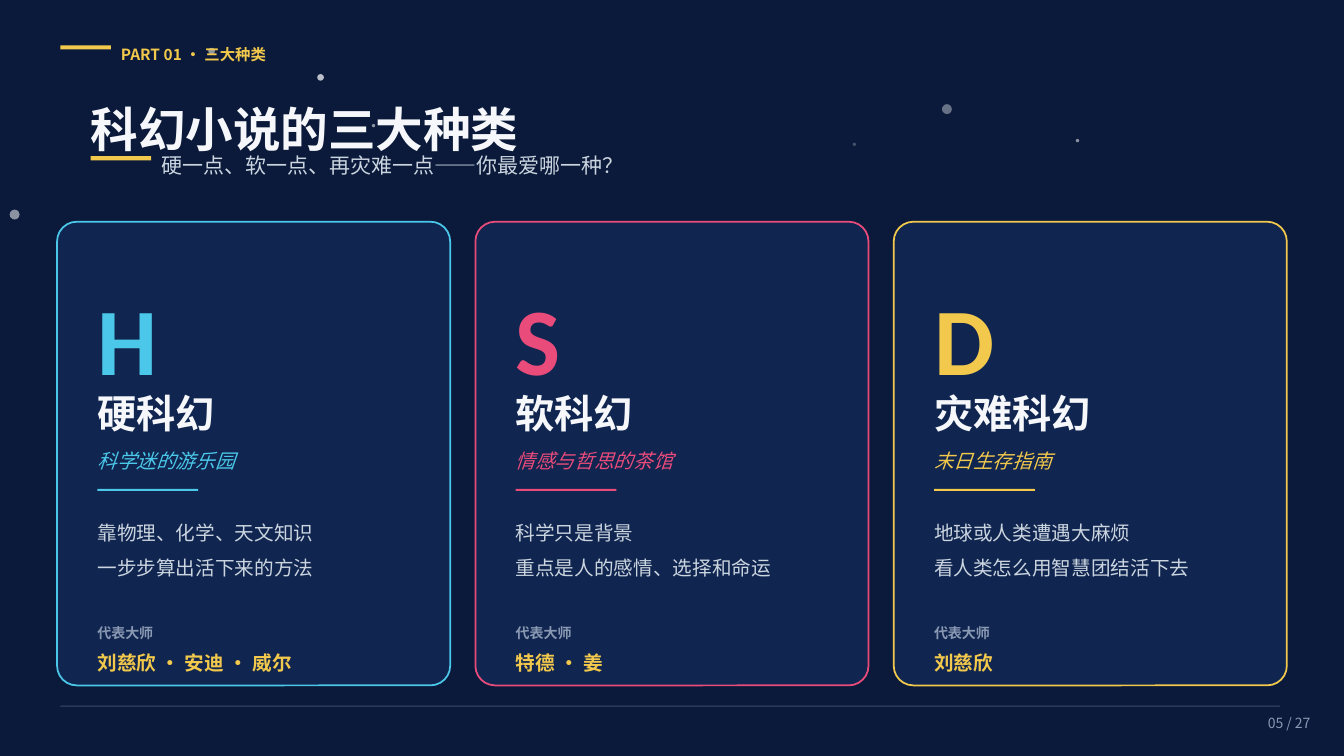
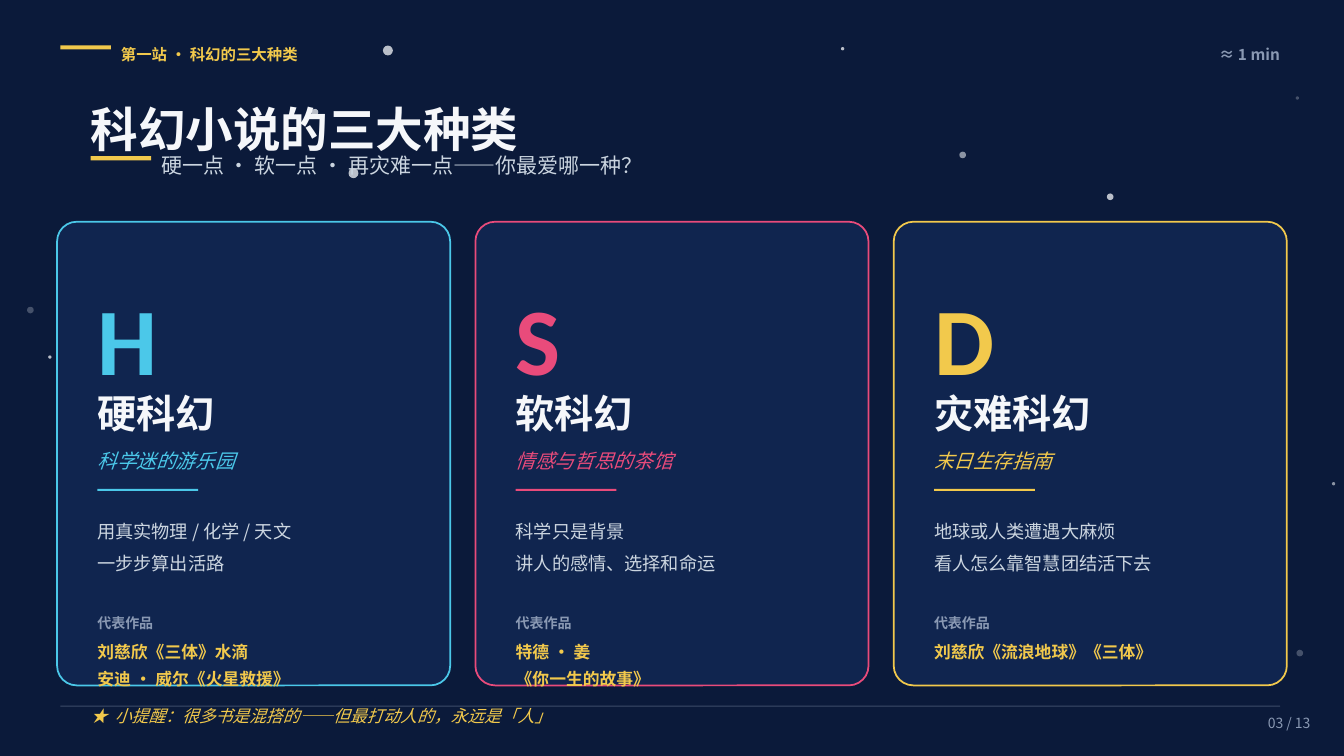
Before and after one commit to risyoucn-boop/kiro2026, a slide deck: slide 3 of 三位科幻大师的武功秘籍.pptx (slide 5 before the commit). Drawn at 1344x756 pixels with LibreOffice and Linux fonts; fonts in the diff are those of the drawing. Boxes give left, top, right and bottom in pixels: in the first picture for what was removed or moved away, otherwise in the second. Text is boxed around its words. In the diff, an @@ line names an element or a change of style, - is before the commit and + after.

```diff
--- a/三位科幻大师的武功秘籍.pptx
+++ b/三位科幻大师的武功秘籍.pptx
@@ text at (121,47,298,62): text changed @@
-PART 01 · 三大种类
+第一站 · 科幻的三大种类
@@ ellipse removed at (209,47,216,54) @@
@@ ellipse added at (383,45,393,55), fill #F5F7FA at 75% opacity @@
@@ ellipse added at (841,47,844,50), fill #F5F7FA at 75% opacity @@
@@ text added at (1238,47,1280,60), 11 pt, text #8A99B3, bold @@
+≈ 1 min
@@ ellipse: place and size @@
-ellipse at (318,75,325,82)
+ellipse at (312,109,319,116)
@@ ellipse removed at (942,104,952,114) @@
@@ ellipse: place and size @@
-ellipse at (853,143,856,146)
+ellipse at (1296,97,1299,100)
@@ text at (161,155,642,178): text changed @@
-硬一点、软一点、再灾难一点——你最爱哪一种？
+硬一点 · 软一点 · 再灾难一点——你最爱哪一种？
@@ ellipse added at (349,168,359,178), fill #F5F7FA at 75% opacity @@
@@ ellipse: place and size @@
-ellipse at (1076,139,1079,142)
+ellipse at (960,151,967,158)
@@ ellipse added at (1107,194,1114,201), fill #F5F7FA at 75% opacity @@
@@ ellipse removed at (10,210,20,220) @@
@@ ellipse added at (27,307,34,314), fill #F5F7FA at 25% opacity @@
@@ ellipse added at (48,356,51,359), fill #F5F7FA at 75% opacity @@
@@ ellipse: place and size @@
-ellipse at (372,124,375,127)
+ellipse at (1332,482,1335,485)
@@ text at (97,522,291,572): text changed; size 14 to 13 pt @@
-靠物理、化学、天文知识
-一步步算出活下来的方法
+用真实物理 / 化学 / 天文
+一步步算出活路
@@ text at (516,522,625,540): size 14 to 13 pt in "科学只是背景" @@
@@ text at (934,522,1116,540): size 14 to 13 pt in "地球或人类遭遇大麻烦" @@
@@ text at (516,554,716,572): text changed; size 14 to 13 pt @@
-重点是人的感情、选择和命运
+讲人的感情、选择和命运
@@ text at (934,554,1152,572): text changed; size 14 to 13 pt @@
-看人类怎么用智慧团结活下去
+看人怎么靠智慧团结活下去
@@ text at (97,616,153,629): text changed @@
-代表大师
+代表作品
@@ text at (516,616,572,629): text changed @@
-代表大师
+代表作品
@@ text at (934,616,990,629): text changed @@
-代表大师
+代表作品
@@ text at (97,643,289,687): text changed; size 14 to 12 pt @@
-刘慈欣 · 安迪 · 威尔
+刘慈欣《三体》水滴
+安迪 · 威尔《火星救援》
@@ text at (516,641,591,663): size 14 to 12 pt in "特德 · 姜"; line spacing 1.25 to 1.35 @@
@@ text "特德 · 姜": place and size @@
-text "特德 · 姜" at (516,653,604,672)
+text "特德 · 姜" at (516,641,650,687)
@@ text at (934,643,1152,660): text changed; size 14 to 12 pt @@
-刘慈欣
+刘慈欣《流浪地球》《三体》
@@ ellipse added at (1297,650,1304,657), fill #F5F7FA at 25% opacity @@
@@ text at (516,670,650,687): paragraph added @@
+《你一生的故事》
@@ text added at (115,707,551,724), 12 pt, text #F2C94C, italic @@
+★ 小提醒：很多书是混搭的——但最打动人的，永远是「人」
@@ text at (1268,717,1311,728): text changed @@
-05 / 27
+03 / 13
```
Also in this commit, not shown: 11 other slides changed, 1 slide added, 14 slides removed, 1 other file.
